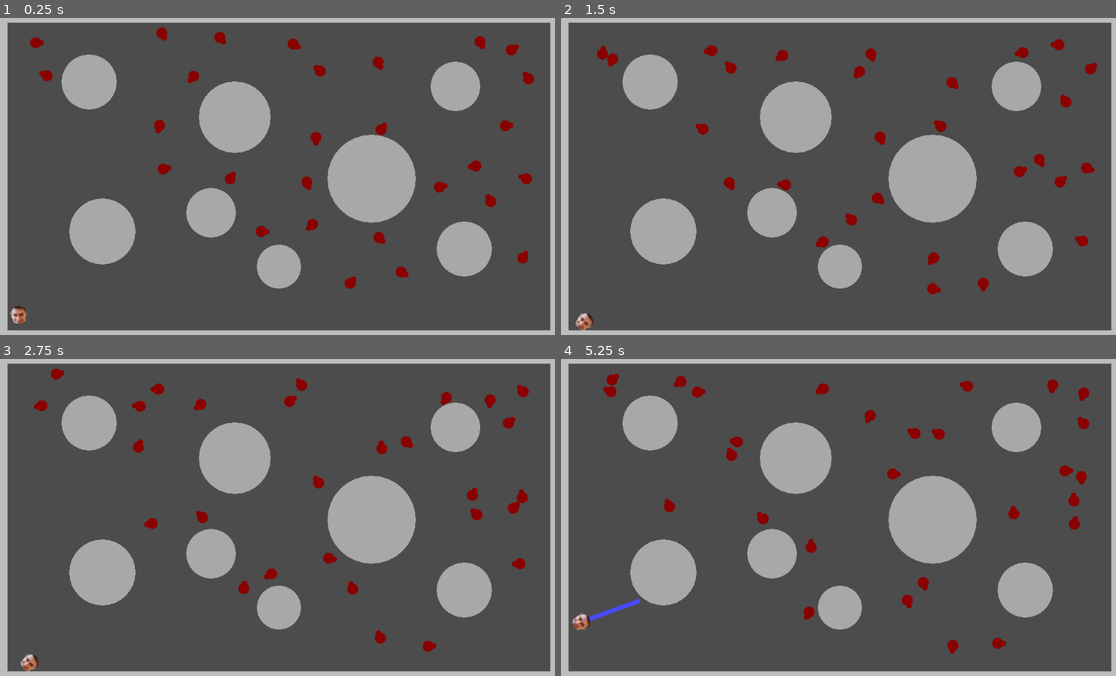
Above: before the commit, frames 1-4 (two rows, left to right).
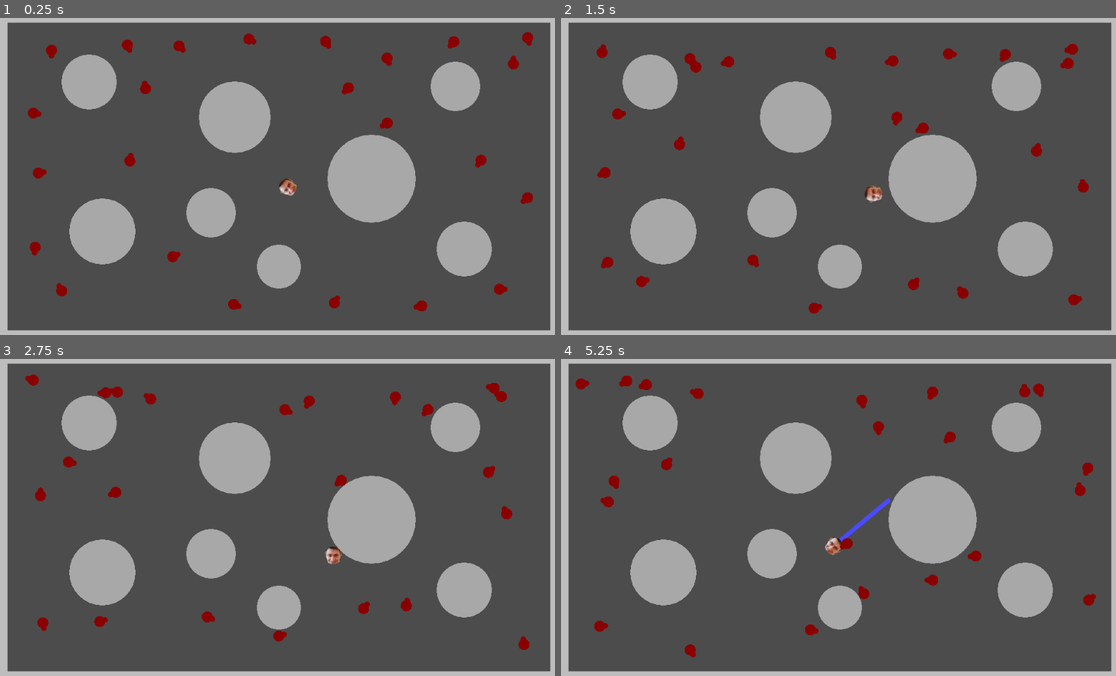
Above: after the commit, the same moments.

Repository: Nabiz/ZombieGameAI
Game: Godot game, scene res://Main.tscn
The game is run twice, just before and just after one commit, with the same random seed, the same clock (stepped at 60 frames per second) and the same inputs.
Inputs (mouse positions are in pixels of both pictures, inside the frame that each line leads up to):
- Up to frame 1 (0.25 s): no input
- Up to frame 2 (1.5 s): move the mouse to (966, 160) at 0.52 s; hold Right (ui_right) 0.53-1.28 s; click (966, 160) at 0.6 s; move the mouse to (727, 192) at 1.27 s; hold Down (ui_down) from 1.28 s (still down); click (727, 192) at 1.35 s
- Up to frame 3 (2.75 s): move the mouse to (333, 444) at 2.02 s; release Down (ui_down) at 2.03 s; hold Right (ui_right) from 2.03 s (still down); click (333, 444) at 2.1 s
- Up to frame 4 (5.25 s): move the mouse to (810, 584) at 2.77 s; release Right (ui_right) at 2.78 s; hold Up (ui_up) 2.78-3.53 s; click (810, 584) at 2.85 s; move the mouse to (1010, 568) at 3.52 s; hold Left (ui_left) 3.53-5.03 s; click (1010, 568) at 3.6 s; move the mouse to (672, 466) at 4.27 s; click (672, 466) at 4.35 s; move the mouse to (866, 517) at 5.02 s; hold Down (ui_down) from 5.03 s (still down); click (866, 517) at 5.1 s

The runs differ from the first frame. In frame 1, 3.5% of the frame differs, in the area x 1-97%, y 2-97%; in frame 2, 3.4%; in frame 3, 3.4%; in frame 4, 3.7%, in the area x 2-97%, y 4-95%.

Commit message:
better controls

Diff:
--- a/ZombieGame/Main.gd
+++ b/ZombieGame/Main.gd
@@ -17,24 +17,25 @@
 		enforce_non_penetration_constraint(entity)
 
 func  create_zombie_group():
-	var random_zombie = Utils.zombies[randi() % Utils.zombies.size()]
-	random_zombie.tag_neighbors(100)
+	if Utils.zombies.size() > 0:
+		var random_zombie = Utils.zombies[randi() % Utils.zombies.size()]
+		random_zombie.tag_neighbors(100)
 
-	var zombie_count = 0
-	var zombie_group = [random_zombie]
-	for zombie in Utils.zombies:
-		if zombie.tagged and zombie_count < 5:
-			zombie_count += 1
-			zombie_group.append(zombie)
-	zombie_groups.append(zombie_group)
+		var zombie_count = 0
+		var zombie_group = [random_zombie]
+		for zombie in Utils.zombies:
+			if zombie.tagged and zombie_count < 5:
+				zombie_count += 1
+				zombie_group.append(zombie)
+		zombie_groups.append(zombie_group)
 
 func reapet_gruping():
-
 	create_zombie_group()
 	for group in zombie_groups:
 		for z in group:
 			if is_instance_valid(z):
 				z.state = "pursuit"
+				z.max_speed = 100
 		zombie_groups.erase(group)
 
 func enforce_non_penetration_constraint(entity):
--- a/ZombieGame/Main.tscn
+++ b/ZombieGame/Main.tscn
@@ -70,91 +70,79 @@
 normal = Vector2( -1, 0 )
 
 [node name="Player" parent="." instance=ExtResource( 4 )]
-position = Vector2( 40, 552 )
+position = Vector2( 528, 320 )
 
 [node name="Zombie" parent="." instance=ExtResource( 2 )]
-position = Vector2( 872, 48 )
+position = Vector2( 120, 512 )
 
 [node name="Zombie2" parent="." instance=ExtResource( 2 )]
-position = Vector2( 928, 72 )
+position = Vector2( 72, 424 )
 
 [node name="Zombie3" parent="." instance=ExtResource( 2 )]
-position = Vector2( 968, 128 )
+position = Vector2( 72, 296 )
 
 [node name="Zombie4" parent="." instance=ExtResource( 2 )]
-position = Vector2( 920, 208 )
+position = Vector2( 64, 184 )
 
 [node name="Zombie5" parent="." instance=ExtResource( 2 )]
-position = Vector2( 968, 304 )
+position = Vector2( 96, 64 )
 
 [node name="Zombie6" parent="." instance=ExtResource( 2 )]
-position = Vector2( 952, 456 )
+position = Vector2( 232, 56 )
 
 [node name="Zombie7" parent="." instance=ExtResource( 2 )]
-position = Vector2( 896, 352 )
+position = Vector2( 328, 56 )
 
 [node name="Zombie8" parent="." instance=ExtResource( 2 )]
-position = Vector2( 688, 88 )
+position = Vector2( 272, 144 )
 
 [node name="Zombie9" parent="." instance=ExtResource( 2 )]
-position = Vector2( 536, 56 )
+position = Vector2( 240, 272 )
 
 [node name="Zombie10" parent="." instance=ExtResource( 2 )]
-position = Vector2( 400, 40 )
+position = Vector2( 312, 448 )
 
 [node name="Zombie11" parent="." instance=ExtResource( 2 )]
-position = Vector2( 296, 32 )
+position = Vector2( 424, 528 )
 
 [node name="Zombie12" parent="." instance=ExtResource( 2 )]
-position = Vector2( 64, 56 )
+position = Vector2( 608, 536 )
 
 [node name="Zombie13" parent="." instance=ExtResource( 2 )]
-position = Vector2( 96, 120 )
+position = Vector2( 776, 536 )
 
 [node name="Zombie14" parent="." instance=ExtResource( 2 )]
-position = Vector2( 296, 288 )
+position = Vector2( 904, 504 )
 
 [node name="Zombie15" parent="." instance=ExtResource( 2 )]
-position = Vector2( 420, 306 )
+position = Vector2( 968, 336 )
 
 [node name="Zombie16" parent="." instance=ExtResource( 2 )]
-position = Vector2( 296, 200 )
+position = Vector2( 880, 264 )
 
 [node name="Zombie17" parent="." instance=ExtResource( 2 )]
-position = Vector2( 576, 224 )
+position = Vector2( 704, 80 )
 
 [node name="Zombie18" parent="." instance=ExtResource( 2 )]
-position = Vector2( 560, 304 )
+position = Vector2( 832, 48 )
 
 [node name="Zombie19" parent="." instance=ExtResource( 2 )]
-position = Vector2( 696, 216 )
+position = Vector2( 936, 96 )
 
 [node name="Zombie20" parent="." instance=ExtResource( 2 )]
-position = Vector2( 688, 408 )
+position = Vector2( 960, 40 )
 
 [node name="Zombie21" parent="." instance=ExtResource( 2 )]
-position = Vector2( 728, 472 )
+position = Vector2( 592, 48 )
+
+[node name="Zombie22" parent="." instance=ExtResource( 2 )]
+position = Vector2( 456, 48 )
 
 [node name="Zombie23" parent="." instance=ExtResource( 2 )]
-position = Vector2( 800, 320 )
+position = Vector2( 640, 136 )
 
 [node name="Zombie24" parent="." instance=ExtResource( 2 )]
-position = Vector2( 872, 280 )
-
-[node name="Zombie25" parent="." instance=ExtResource( 2 )]
-position = Vector2( 576, 384 )
-
-[node name="Zombie26" parent="." instance=ExtResource( 2 )]
-position = Vector2( 472, 400 )
-
-[node name="Zombie27" parent="." instance=ExtResource( 2 )]
-position = Vector2( 360, 112 )
-
-[node name="Zombie28" parent="." instance=ExtResource( 2 )]
-position = Vector2( 592, 112 )
-
-[node name="Zombie22" parent="." instance=ExtResource( 2 )]
-position = Vector2( 640, 496 )
+position = Vector2( 712, 200 )
 
 [node name="Timer" type="Timer" parent="."]
 wait_time = 5.0
--- a/ZombieGame/Player.gd
+++ b/ZombieGame/Player.gd
@@ -6,6 +6,7 @@
 var angle_speed = 1
 var heading = Vector2.RIGHT
 var velocity = Vector2.ZERO
+var to_mouse
 
 var laser
 var is_laser = false
@@ -25,21 +26,31 @@
 		set_laser_size()
 		process_laser_attack()
 
+#	if Input.is_action_pressed("ui_right"):
+#		velocity = Vector2.DOWN.rotated(rotation) * speed
+#	elif Input.is_action_pressed("ui_left"):
+#		velocity = Vector2.UP.rotated(rotation) * speed
+#	else:
+#		velocity = Vector2.ZERO
+#
+#	if Input.is_action_pressed("ui_up"):
+#		velocity = (velocity/speed + Vector2.RIGHT.rotated(rotation)).normalized() * speed
+#	elif Input.is_action_pressed("ui_down"):
+#		velocity = (velocity/speed + Vector2.LEFT.rotated(rotation)).normalized() * speed
+	var v = Vector2.ZERO
 	if Input.is_action_pressed("ui_right"):
-		velocity = Vector2.DOWN.rotated(rotation) * speed
-	elif Input.is_action_pressed("ui_left"):
-		velocity = Vector2.UP.rotated(rotation) * speed
-	else:
-		velocity = Vector2.ZERO
-
+		v += Vector2.RIGHT
+	if Input.is_action_pressed("ui_left"):
+		v += Vector2.LEFT
 	if Input.is_action_pressed("ui_up"):
-		velocity = (velocity/speed + Vector2.RIGHT.rotated(rotation)).normalized() * speed
+		v += Vector2.UP
 	elif Input.is_action_pressed("ui_down"):
-		velocity = (velocity/speed + Vector2.LEFT.rotated(rotation)).normalized() * speed
-
+		v += Vector2.DOWN
+	velocity = v.normalized() * speed
 	position += velocity * delta
 	rotation = (get_viewport().get_mouse_position()-position).angle()
-	heading = Vector2.RIGHT.rotated(rotation).normalized()
+	heading = velocity.normalized()
+	to_mouse = (get_viewport().get_mouse_position() - position).normalized()
 
 	position.x=clamp(position.x, 20+radius, 1004-radius)
 	position.y=clamp(position.y, 20+radius, 580-radius)
@@ -51,7 +62,7 @@
 		var radius_squared = obstacle.radius * obstacle.radius
 		var player_to_obstacle_length_squared = player_to_obstacle.length_squared()
 
-		var a = player_to_obstacle.dot(heading)
+		var a = player_to_obstacle.dot(to_mouse)
 		var b_sq = player_to_obstacle_length_squared - a*a
 		if radius_squared - b_sq < 0:
 			continue
@@ -71,8 +82,7 @@
 		var radius_squared = zombie.radius * zombie.radius
 		var player_to_obstacle_length_squared = player_to_obstacle.length_squared()
 
-		#var a = player_to_obstacle.dot(heading)
-		var a = player_to_obstacle.dot(heading)
+		var a = player_to_obstacle.dot(to_mouse)
 		var b_sq = player_to_obstacle_length_squared - a*a
 		if radius_squared - b_sq < 0:
 			continue
--- a/ZombieGame/Zombie.gd
+++ b/ZombieGame/Zombie.gd
@@ -34,18 +34,9 @@
 	position.y=clamp(position.y, 20+radius, 580-radius)
 
 func calculate_state():
-	if state == "pursuit":
+	if (position - Utils.player.position).length_squared() < 40000:
+		state = "pursuit"
 		max_speed = 100
-	if (position - Utils.player.position).length_squared() < 60000:
-		#velocity = Vector2.ZERO
-		max_speed = 100
-		return "pursuit"
-#	if Utils.player.is_laser:
-#		max_speed = 100
-#		return "hide"
-#	if (position - Utils.player.position).length_squared() > 90000 or state=="hide":
-#		max_speed = 40
-#		return "wander"
 	return state
 
 func _draw() -> void:
